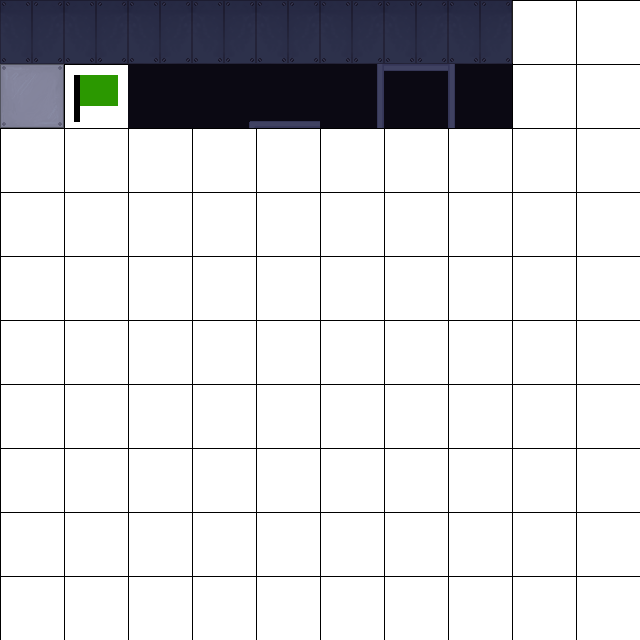
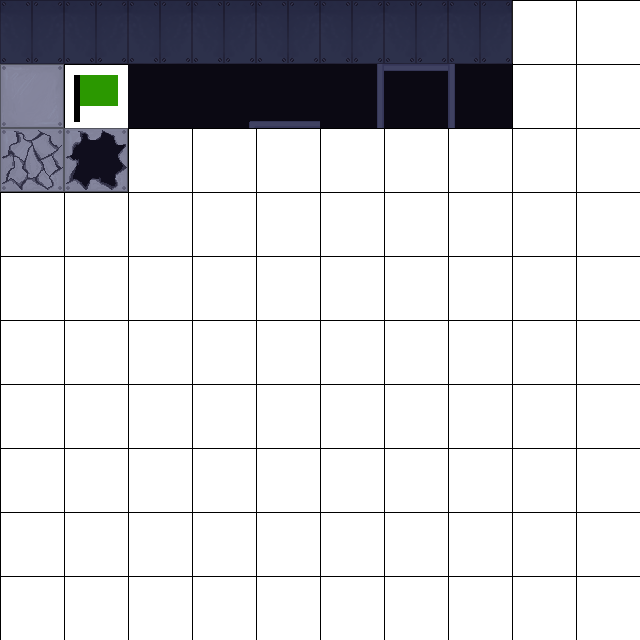
The second 640 x 640 image is a revision of the first. Changes to its layers:
added layer "crack2.png" above "crack1.png" over [64, 128, 128, 192]
added layer "crack1.png" above "blackhz.png #1" over [0, 128, 64, 192]
